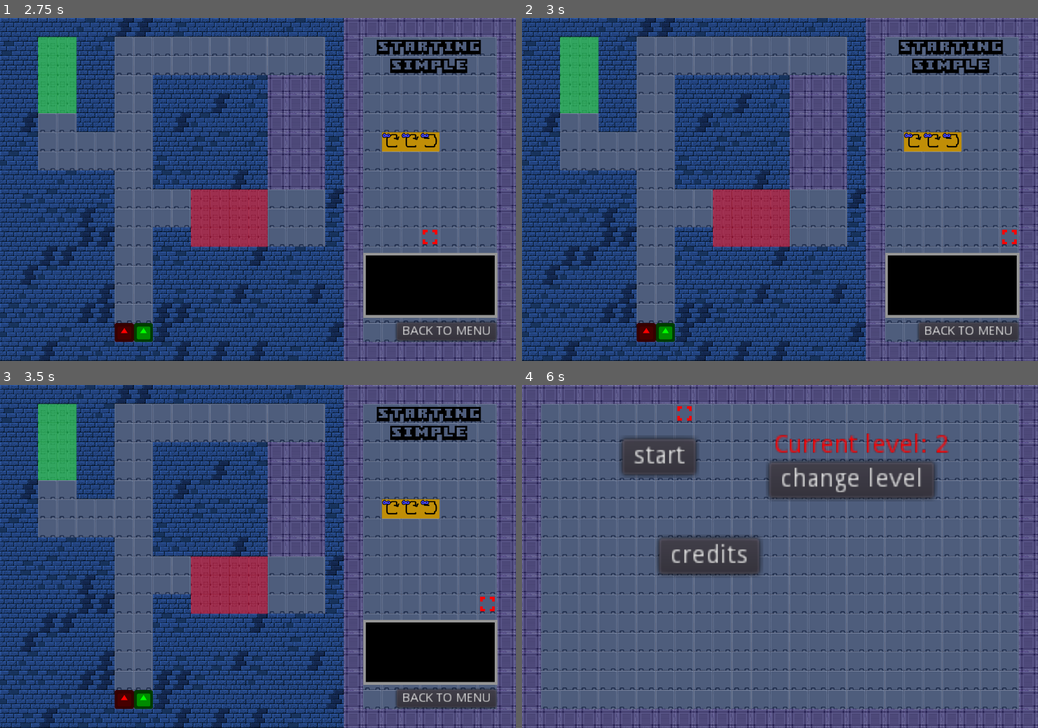
Above: before the commit, frames 1-4 (two rows, left to right).
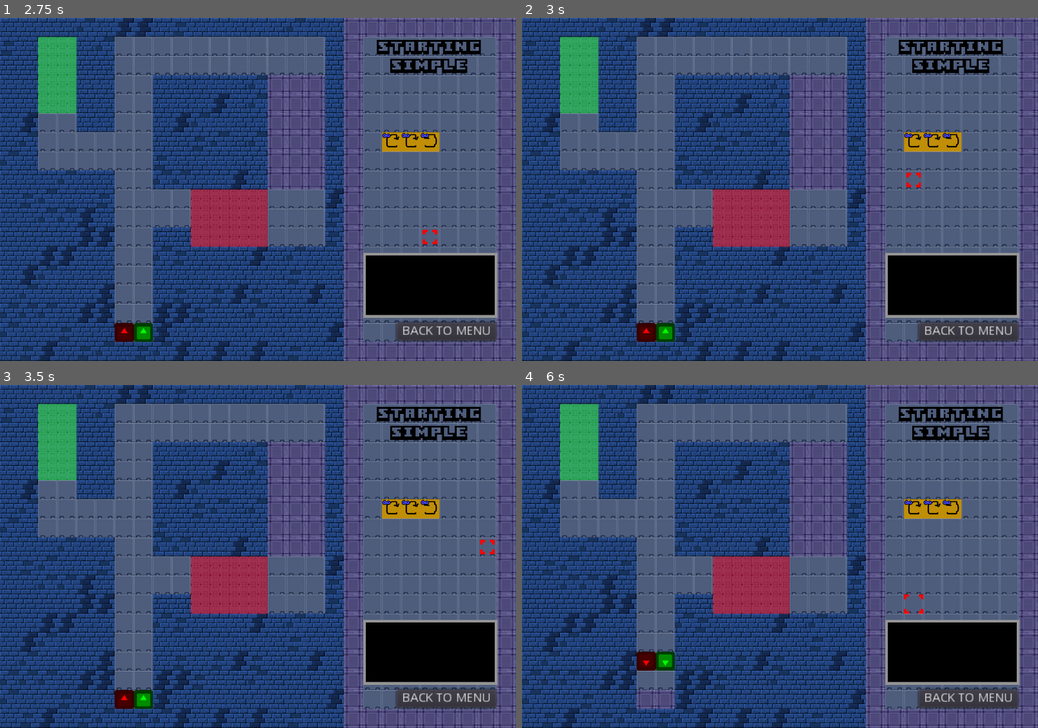
Above: after the commit, the same moments.

Repository: WIT-SCDS-F22-GAME-COOP/Zombie-Game
Game: Godot game, scene res://TSCN/Menu.tscn
Same seed, same stepped clock (60 frames per second), same inputs: the game is played once before the commit and once after it. The engine's default icon, where the game draws it, is replaced by a stand-in: a white triangle on a blue panel in a dark square.
Inputs (mouse positions are in pixels of both pictures, inside the frame that each line leads up to):
- Up to frame 1 (2.75 s): click "start" at 0.5 s; click "BACK TO MENU" at 1.25 s; click "start" at 2 s
- Up to frame 2 (3 s): move the mouse to (893, 172) at 2.77 s; hold D (move_right) from 2.78 s (still down); tap Space (select) at 2.85 s; click (893, 172) at 2.92 s
- Up to frame 3 (3.5 s): keep holding D (move_right)
- Up to frame 4 (6 s): move the mouse to (676, 573) at 3.52 s; release D (move_right) at 3.53 s; hold S (move_down) 3.53-4.28 s; tap R (start_level) at 3.6, 5.1 s; click (676, 573) at 3.67 s; move the mouse to (831, 481) at 4.27 s; hold D (move_right) 4.28-5.03 s; tap Space (select) at 4.35, 5, 5.75, 5.85 s; click (831, 481) at 4.42 s; move the mouse to (754, 625) at 5.02 s; hold W (move_up) 5.03-5.78 s; click (754, 625) at 5.17 s; move the mouse to (934, 607) at 5.77 s; hold A (move_left) from 5.78 s (still down); click (934, 607) at 5.92 s

Frame 1 is identical in both runs. In frame 2, less than 0.1% of the frame differs, in the area x 74-96%, y 45-67%; in frame 3, 0.1%; in frame 4, 63%, in the area x 0-97%, y 0-100%.

Commit message:
Partial mouse support
Can use the mouse to move the cursor when in levels. Selection is still keyboard only.

Diff:
--- a/Scripts/World.gd
+++ b/Scripts/World.gd
@@ -382,3 +382,17 @@
 		lower_durability($Red.position)
 	elif x == 2:
 		lower_durability($Green.position)
+
+
+func _input(event):
+	# Mouse in viewport coordinates.
+	if event is InputEventMouseButton:
+		#print("Mouse Click/Unclick at: ", event.position)
+		var z = event.position
+		var x = int(event.position.x)
+		var y = int(event.position.y)
+		x = int(x/64)
+		y = int(y/64)
+		$Cursor.position = Vector2(x*64+32,y*64+32)
+#   elif event is InputEventMouseMotion:
+#	   print("Mouse Motion at: ", event.position)
--- a/project.godot
+++ b/project.godot
@@ -82,6 +82,11 @@
 "events": [ Object(InputEventKey,"resource_local_to_scene":false,"resource_name":"","device":0,"alt":false,"shift":false,"control":false,"meta":false,"command":false,"pressed":false,"scancode":81,"physical_scancode":0,"unicode":0,"echo":false,"script":null)
  ]
 }
+click={
+"deadzone": 0.5,
+"events": [ Object(InputEventMouseButton,"resource_local_to_scene":false,"resource_name":"","device":-1,"alt":false,"shift":false,"control":false,"meta":false,"command":false,"button_mask":0,"position":Vector2( 0, 0 ),"global_position":Vector2( 0, 0 ),"factor":1.0,"button_index":1,"pressed":false,"doubleclick":false,"script":null)
+ ]
+}
 
 [physics]
 
Not shown, added: export_presets.cfg
Not shown, added: .gitignore
